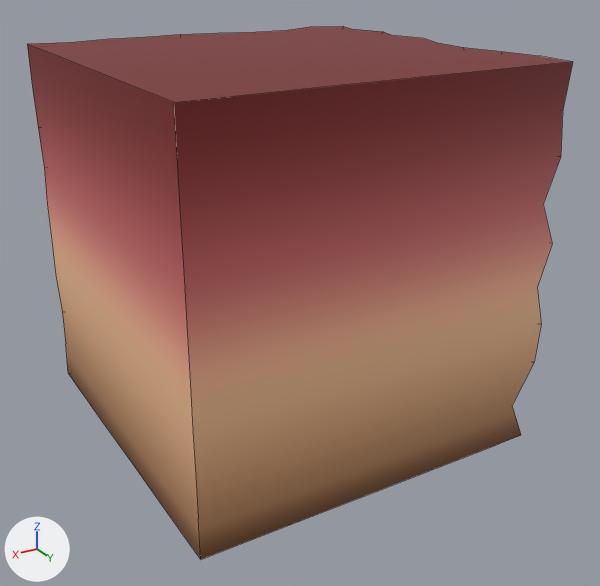
Two versions of the FBX model Assets/Models/TileSets/Tileset 1/base3.001.fbx, one commit apart.
One viewpoint serves both versions: a 50 mm lens placed at (1.063, 1.865, 0.766), pointed at (-0.012, 0.072, -0.13). Arrows for +X, +Y and +Z are at lower left; the lights stay in place. Mesh edges are drawn as thin lines. Where no turn or scale is listed for an object, it has been applied to the vertices.

In view in the first picture: 'base3.001'.
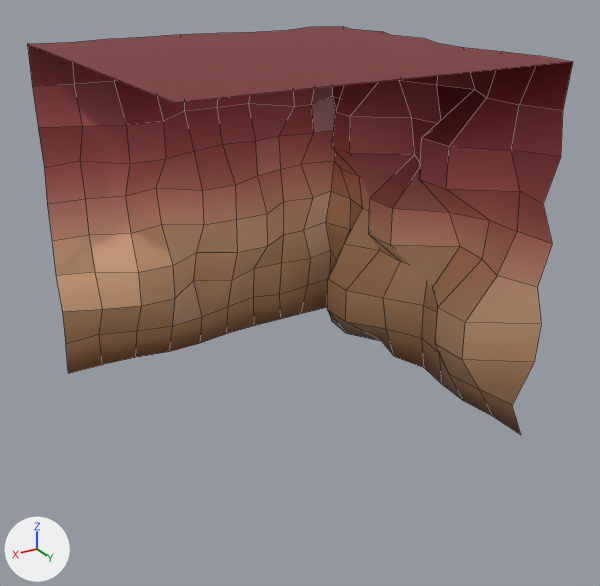
Pixel boxes [x1, y1, x2, y2] of what changed, in the pictures (600 x 586 px):
'base3.001', reshaped (23% shorter): before [27, 26, 573, 559]; after [27, 26, 573, 435]
part 1 of me_cube_029, deleted: before [27, 44, 573, 559]

What the commit changed:
me_cube_029 is used by ob_base3_001; location (0.0, 0.0, 0.0).
me_cube_029 had 232 vertices, 166 faces and spanned x -0.5..0.5, y -0.5..0.5, z -0.5..0.5.
me_cube_029 now has 207 vertices, 163 faces and spans x -0.5..0.5, y -0.5..0.5, z -0.5..0.5.
Part 1, on me_cube_029:
25 vertices are removed from x -0.382..0.5, y -0.388..0.5, z -0.5..0.389.
3 faces are deleted.
